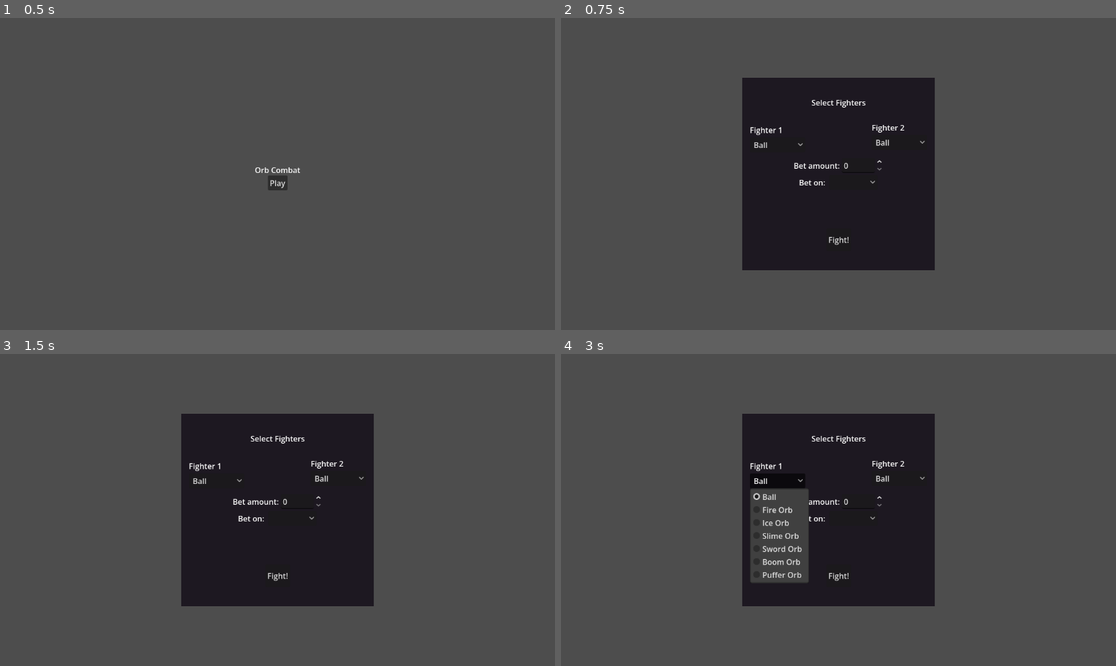
Above: before the commit, frames 1-4 (two rows, left to right).
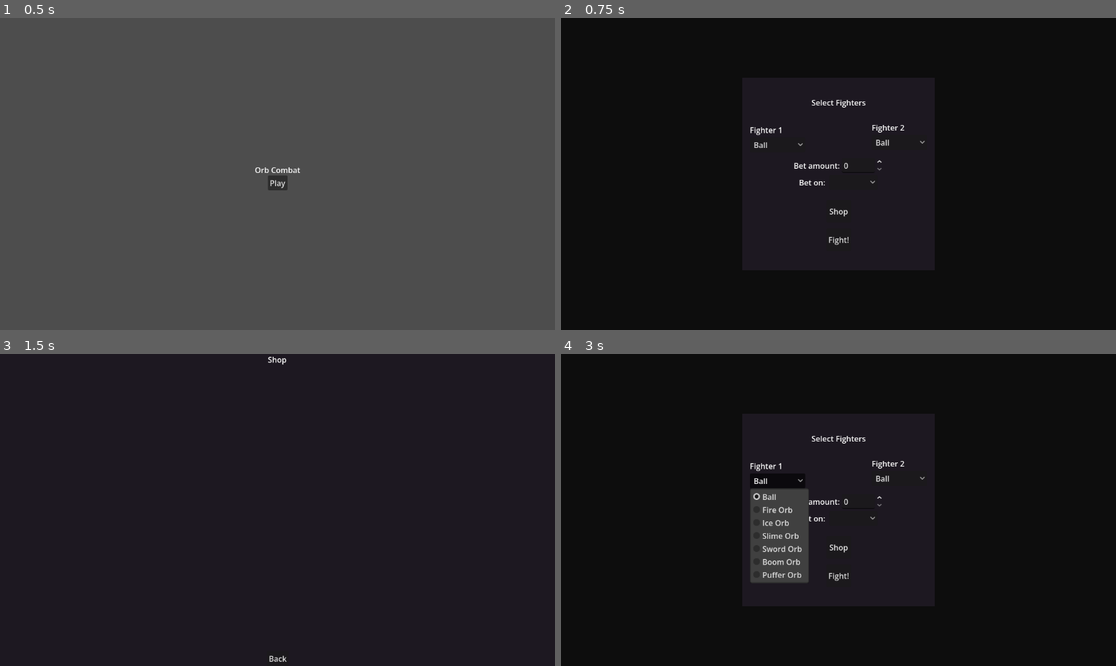
Above: after the commit, the same moments.

Repository: Cascachu/OrbCombat
Game: Godot game, scene res://main_menu.tscn
Same seed, same stepped clock (60 frames per second), same inputs: the game is played once before the commit and once after it.
Inputs (mouse positions are in pixels of both pictures, inside the frame that each line leads up to):
- Up to frame 1 (0.5 s): no input
- Up to frame 2 (0.75 s): click "Play" at 0.5 s
- Up to frame 3 (1.5 s): click (277, 547) at 1.25 s, where only the run after the commit has a clickable "Shop"
- Up to frame 4 (3 s): click (838, 659) at 2 s, where only the run after the commit has a clickable "Back"; click "Ball" at 2.75 s

Frame 1 is identical in both runs. In frame 2, 79% of the frame differs, in the area x 0-100%, y 0-100%; in frame 3, 79%; in frame 4, 79%.
Error in both runs: Invalid access to property or key 'coins' on a base object of type 'Nil'. (res://stats_bar.gd:5)

Commit message:
fix: added shop button
added the shop button to the fighter select scene

Diff:
--- a/fighter_select.gd
+++ b/fighter_select.gd
@@ -27,3 +27,7 @@
 	GameState.bet_amount = int(bet_spinbox.value)
 	GameState.bet_on = "one" if bet_on_select.selected == 0 else "two"
 	get_tree().change_scene_to_file("res://game.tscn")
+
+
+func _on_shop_pressed() -> void:
+	get_tree().change_scene_to_file("res://shop.tscn")
--- a/fighter_select.tscn
+++ b/fighter_select.tscn
@@ -149,6 +149,22 @@
 grow_vertical = 0
 text = "Fight!"
 
+[node name="Shop" type="Button" parent="Fighter Select" unique_id=1590380029]
+layout_mode = 1
+anchors_preset = 7
+anchor_left = 0.5
+anchor_top = 1.0
+anchor_right = 0.5
+anchor_bottom = 1.0
+offset_left = -25.0
+offset_top = -146.0
+offset_right = 26.0
+offset_bottom = -99.0
+grow_horizontal = 2
+grow_vertical = 0
+text = "Shop
+"
+
 [node name="ColorRect" type="ColorRect" parent="Fighter Select" unique_id=1601584570]
 z_index = -1
 layout_mode = 1
@@ -182,4 +198,14 @@
 [node name="Coins" type="Label" parent="Fighter Select/StatsBar/HBoxContainer" unique_id=316161582]
 layout_mode = 2
 
+[node name="ColorRect" type="ColorRect" parent="." unique_id=1591695533]
+z_index = -2
+layout_mode = 0
+offset_right = 40.0
+offset_bottom = 40.0
+scale = Vector2(48.13248, 26.923443)
+mouse_filter = 2
+color = Color(0.051970966, 0.05197096, 0.05197095, 1)
+
 [connection signal="pressed" from="Fighter Select/Fight!" to="Fighter Select" method="_on_fight_pressed"]
+[connection signal="pressed" from="Fighter Select/Shop" to="Fighter Select" method="_on_shop_pressed"]
